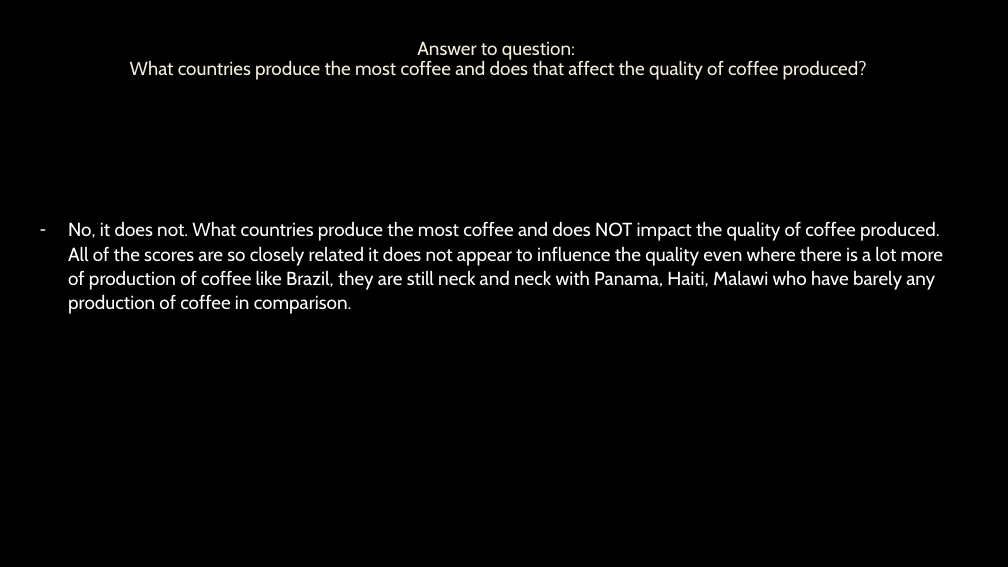
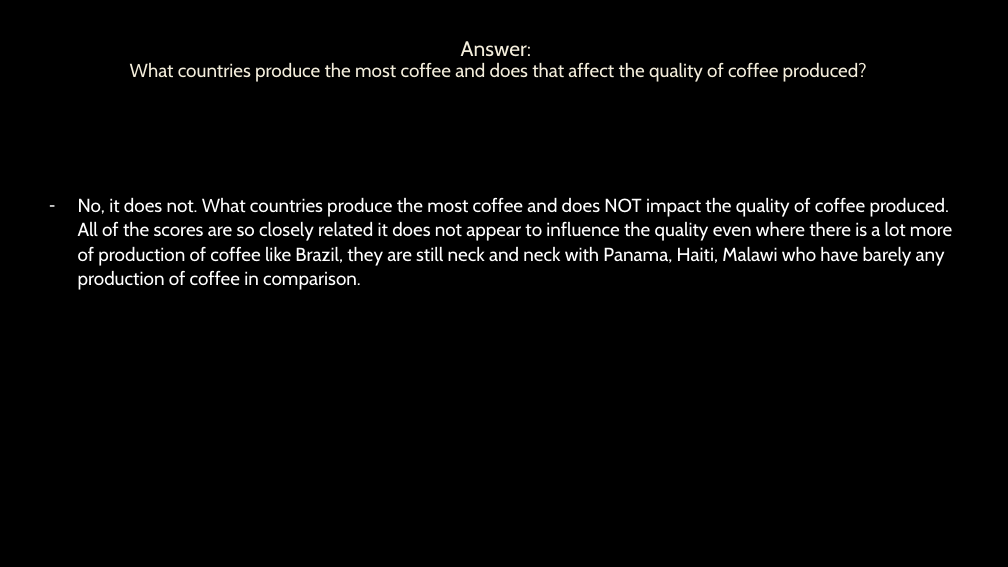
Before and after one commit to colinroberts-data-analytics-portfolio/project1, a slide deck: slide 19 of A Study of Coffee Production.pptx (slide 17 before the commit). Drawn at 1008x567 pixels with LibreOffice and Linux fonts; fonts in the diff are those of the drawing; background and template pictures are left out. Boxes give left, top, right and bottom in pixels: in the first picture for what was removed or moved away, otherwise in the second. Text is boxed around its words. In the diff, an @@ line names an element or a change of style, - is before the commit and + after.

```diff
--- a/A Study of Coffee Production.pptx
+++ b/A Study of Coffee Production.pptx
@@ title at [130, 41, 867, 82]: text changed @@
-Answer to question:
-What countries produce the most coffee and does that affect the quality of coffee produced?
+Answer:
+What countries produce the most coffee and does that affect the quality of coffee produced?
@@ text "No, it does not. What ...": place and size @@
-text "No, it does not. What ..." at [68, 221, 943, 314]
+text "No, it does not. What ..." at [78, 197, 952, 290]
```
Also in this commit, not shown: 7 other slides changed, 6 slides added, 1 slide removed.
